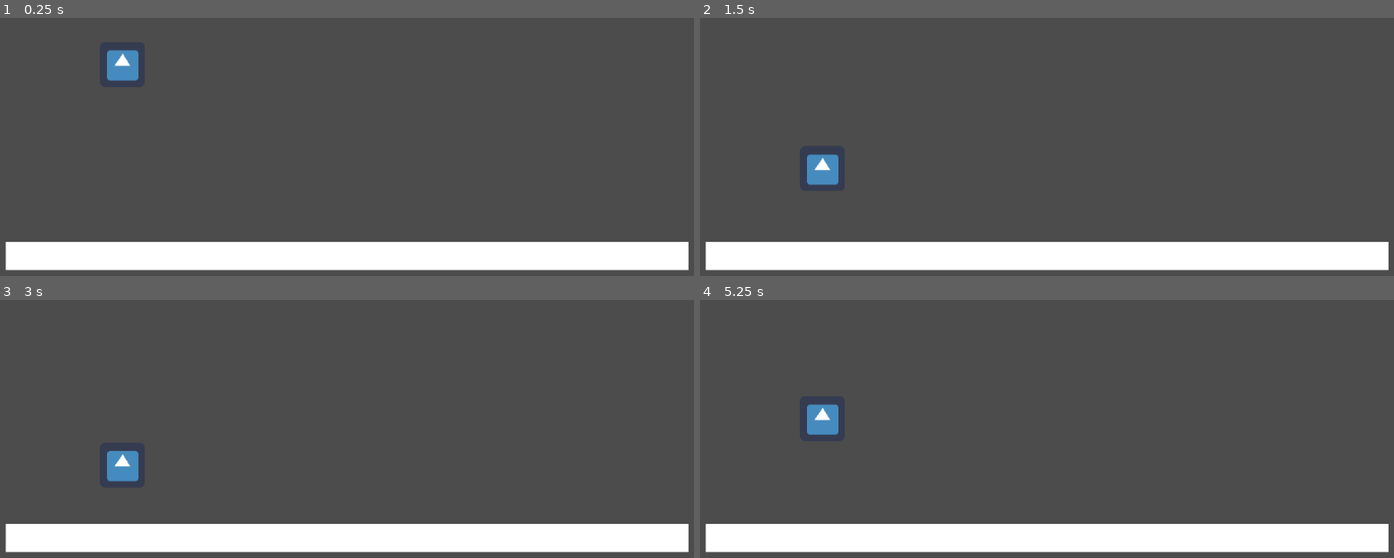
Above: before the commit, frames 1-4 (two rows, left to right).
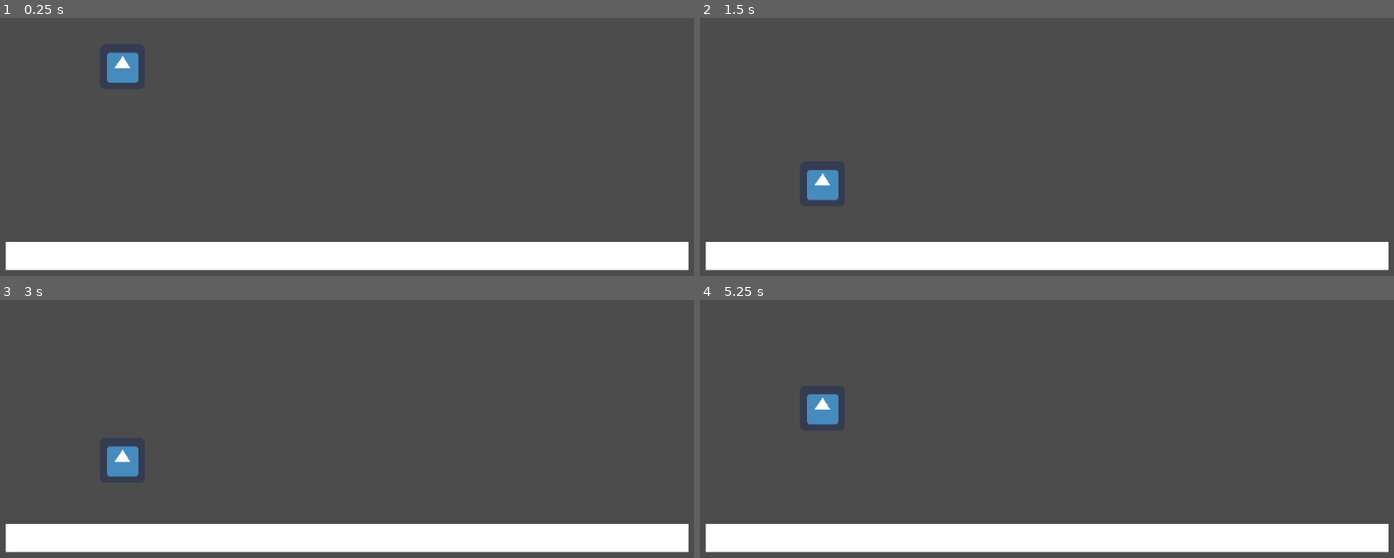
Above: after the commit, the same moments.

Repository: Dorishow/FlappyBirdLike
Game: Godot game, scene res://TestingScene/Testing.tscn
Two runs of this game, one before a commit and one after it. Both use one fixed random seed, a clock stepped at 60 frames per second and the inputs below. The project has no main scene, so this scene is started directly. The engine's default icon, where the game draws it, is replaced by a stand-in: a white triangle on a blue panel in a dark square.
Inputs:
- Up to frame 1 (0.25 s): no input
- Up to frame 2 (1.5 s): hold Up (ui_up) from 0.53 s (still down)
- Up to frame 3 (3 s): tap Enter at 2 s; release Up (ui_up) at 2.03 s; tap Space at 2.75 s; hold Up (ui_up) from 2.78 s (still down)
- Up to frame 4 (5.25 s): tap Enter at 4.25 s; release Up (ui_up) at 4.28 s; tap Up (ui_up) at 4.52 s; hold Up (ui_up) from 5.03 s (still down)

The runs differ from the first frame. In frame 1, 0.1% of the frame differs, in the area x 15-20%, y 12-26%; in frame 2, 0.6%, in the area x 15-20%, y 52-71%; in frame 3, 0.3%; in frame 4, 0.5%.

Commit message:
Refactoring bird class

Diff:
--- a/bird/Bird.gd
+++ b/bird/Bird.gd
@@ -1,7 +1,7 @@
 extends KinematicBody2D
 
-const gravity = 800
-const jumpSpeed = 50
+const GRAVITY = 900
+const JUMPSPEED = 50
 var velocity = Vector2()
 var pressedJump
 var screensize = Vector2()
@@ -16,13 +16,8 @@
 	clamp_position()
 
 func listen_input(): if(pressedJump): jump()
-
-func jump(): velocity.y = -jumpSpeed * (gravity / 2)
-
-func apply_gravity(): if !is_on_floor(): velocity.y += gravity
-
+func jump(): velocity.y = -JUMPSPEED * (GRAVITY / 2)
+func apply_gravity(): if !is_on_floor(): velocity.y += GRAVITY
 func apply_motion(delta): move_and_slide(velocity * delta, Vector2.UP)
-
 func updatePressedJump(): pressedJump = Input.is_action_just_pressed("ui_up")
-
 func clamp_position(): position.y = clamp(position.y, 0, screensize.y)
